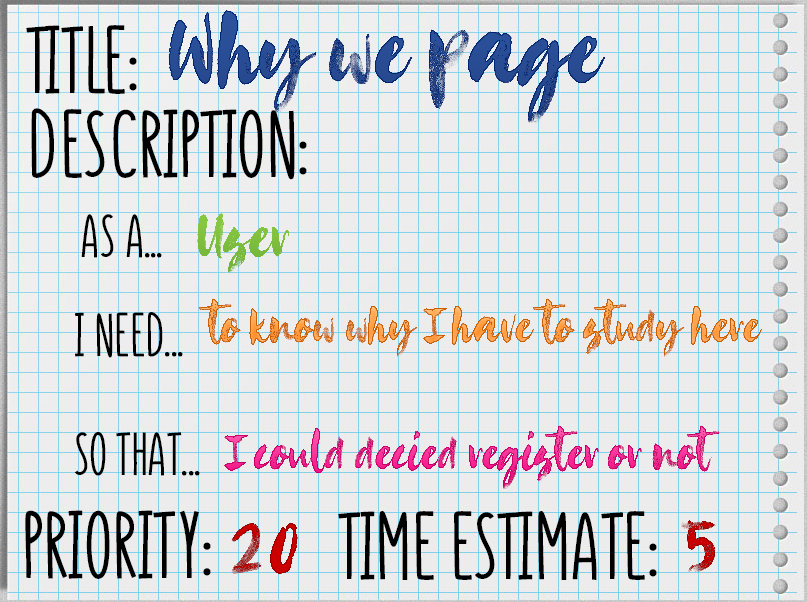
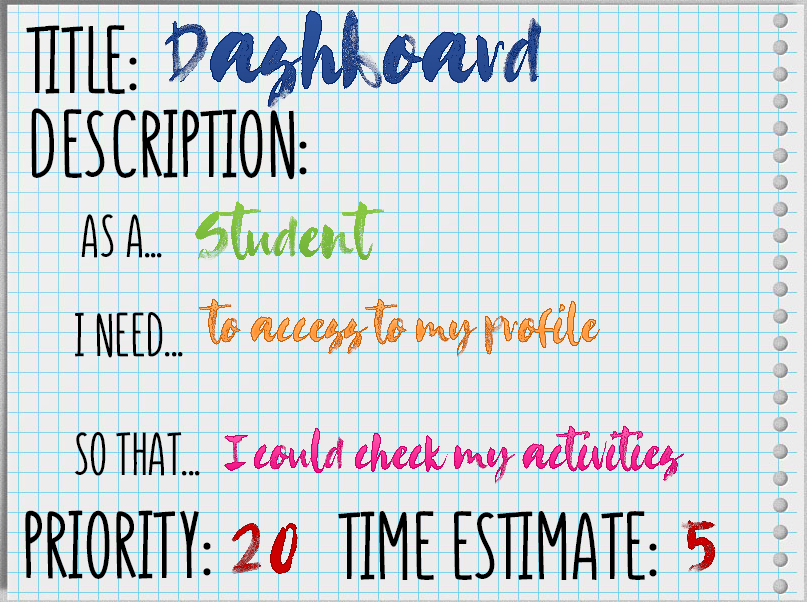
The second 807px x 602px image is a revision of the first. Changes to its layers:
renamed "I could decied register or not" to "I could check my activities", painted on it over [226, 425, 720, 489]
renamed "to know why I have to study here" to "to access to my profile", painted on it over [249, 298, 762, 357]
renamed "User" to "Student", painted on it over [195, 201, 384, 274]
renamed "Why we page" to "Dashboard", painted on it over [165, 9, 606, 123]
